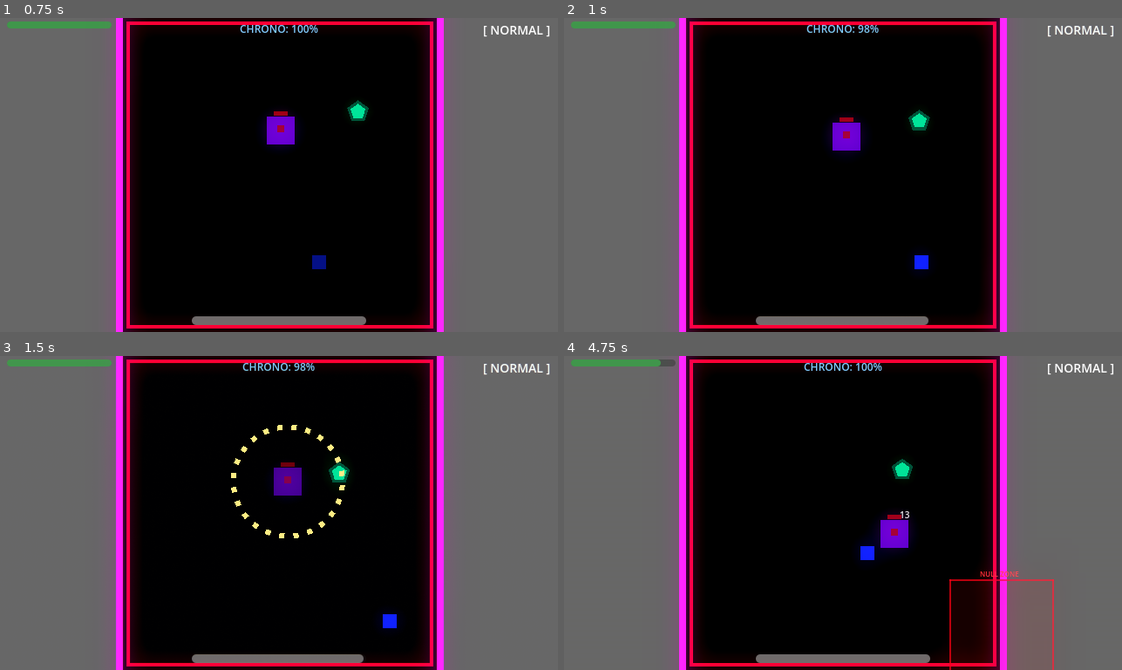
Above: before the commit, frames 1-4 (two rows, left to right).
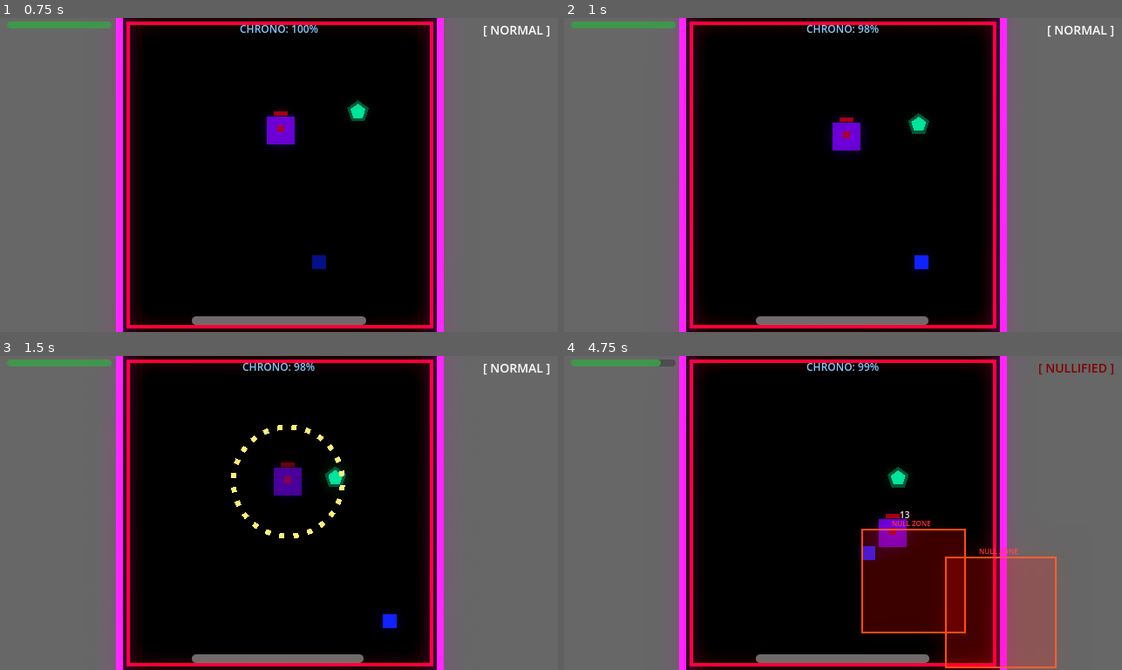
Above: after the commit, the same moments.

Repository: scarf-y/Polychron
Game: Godot game, scene res://scenes/levels/boss_room.tscn
The game is run twice, just before and just after one commit, with the same random seed, the same clock (stepped at 60 frames per second) and the same inputs. This scene is started directly instead of the project's main scene.
Inputs (mouse positions are in pixels of both pictures, inside the frame that each line leads up to):
- Up to frame 1 (0.75 s): move the mouse to (401, 159) at 0.52 s; hold D (move_right) from 0.53 s (still down); tap Q (dash) at 0.6 s
- Up to frame 2 (1 s): keep holding D (move_right); tap E (time_erase) at 0.8 s
- Up to frame 3 (1.5 s): move the mouse to (167, 528) at 1.27 s; release D (move_right) at 1.28 s; hold S (move_down) from 1.28 s (still down); tap E (time_erase) at 1.35 s
- Up to frame 4 (4.75 s): tap Shift (time_slow) at 1.55, 2.1, 4.55 s; move the mouse to (898, 443) at 2.02 s; release S (move_down) at 2.03 s; hold D (move_right) 2.03-2.78 s; tap Space (time_stop) at 2.3, 2.85 s; move the mouse to (815, 575) at 2.77 s; hold W (move_up) 2.78-3.53 s; tap Q (dash) at 3.05, 3.6 s; move the mouse to (1010, 560) at 3.52 s; hold A (move_left) from 3.53 s (still down); tap E (time_erase) at 3.8 s; move the mouse to (675, 465) at 4.27 s; click (675, 465) at 4.35 s

Frame 1 is identical in both runs. In frame 2, 0.1% of the frame differs, in the area x 61-66%, y 29-37%; in frame 3, 0.2%; in frame 4, 11%, in the area x 42-99%, y 2-100%.

Commit message:
feat: added time erase decoy mechanic, enemies now attack decoy instead of player

Diff:
--- a/scenes/levels/level_01.tscn
+++ b/scenes/levels/level_01.tscn
@@ -323,7 +323,7 @@
 ; END PORTAL (Child of Room 3)
 ; ===========================
 [node name="LevelPortal" type="Area2D" parent="Room3"]
-position = Vector2(260, 0)
+position = Vector2(1860, 180)
 collision_layer = 0
 collision_mask = 2
 script = ExtResource("5_transition")
@@ -342,6 +342,10 @@
 ; ===========================
 ; ENTITIES
 ; ===========================
+[node name="Entities" type="Node2D" parent="."]
+
+[node name="Player" parent="Entities" groups=["player"] instance=ExtResource("1_player")]
+position = Vector2(80, 180)
 
 [node name="Projectiles" type="Node2D" parent="." groups=["projectiles_container"]]
 
--- a/scenes/levels/level_02.tscn
+++ b/scenes/levels/level_02.tscn
@@ -248,7 +248,7 @@
 ; END PORTAL (Child of Room 2)
 ; ===========================
 [node name="BossPortal" type="Area2D" parent="Room2"]
-position = Vector2(260, 0)
+position = Vector2(1220, 180)
 collision_layer = 0
 collision_mask = 2
 script = ExtResource("5_transition")
@@ -267,6 +267,10 @@
 ; ===========================
 ; ENTITIES
 ; ===========================
+[node name="Entities" type="Node2D" parent="."]
+
+[node name="Player" parent="Entities" groups=["player"] instance=ExtResource("1_player")]
+position = Vector2(80, 180)
 
 [node name="Projectiles" type="Node2D" parent="." groups=["projectiles_container"]]
 
--- a/scripts/dampener.gd
+++ b/scripts/dampener.gd
@@ -50,7 +50,6 @@
 			return
 		TimeManager.TimeState.ERASED:
 			modulate = Color(0, 0.8, 0.7, 0.4)
-			return
 		_:
 			modulate = Color(0, 1.0, 0.8)  # Neon cyan
 
@@ -164,8 +163,8 @@
 	enemy_died.emit(self)
 
 	# GameJuice glitch particles
-	GameJuice.spawn_glitch_death(global_position, Color(0, 1.0, 0.8))
-	GameJuice.camera_shake(0.15, 2.0)
+	GameJuice.spawn_death_particles(global_position, Color(0, 1.0, 0.8))
+	GameJuice.screen_shake(2.0, 0.15)
 
 	# Score
 	var hud: CanvasLayer = get_tree().get_first_node_in_group("hud")
--- a/scripts/player.gd
+++ b/scripts/player.gd
@@ -31,6 +31,7 @@
 
 # --- Time Ability State ---
 var _active_ability: TimeManager.TimeState = TimeManager.TimeState.NORMAL
+var _erase_decoy: Node2D = null
 
 # --- Signals ---
 signal player_damaged(new_health: float)
@@ -186,10 +187,23 @@
 		TimeManager.change_time_state(TimeManager.TimeState.ERASED)
 		set_collision_mask_value(3, false)
 		set_collision_layer_value(2, false)
+
+		TimeManager.erased_target_position = global_position
+		var decoy_shape = ColorRect.new()
+		decoy_shape.size = Vector2(16, 16)
+		decoy_shape.position = Vector2(-8, -8)
+		decoy_shape.color = Color(0.5, 0.5, 1.0, 0.6)
+		_erase_decoy = Node2D.new()
+		_erase_decoy.global_position = global_position
+		_erase_decoy.add_child(decoy_shape)
+		get_tree().current_scene.add_child(_erase_decoy)
+
 		_update_modulate()
 	elif Input.is_action_just_released("time_erase") and _active_ability == TimeManager.TimeState.ERASED:
 		set_collision_mask_value(3, true)
 		set_collision_layer_value(2, true)
+		if is_instance_valid(_erase_decoy):
+			_erase_decoy.queue_free()
 		_return_to_normal()
 
 	# Auto-return when gauge depletes
@@ -197,6 +211,8 @@
 		if _active_ability == TimeManager.TimeState.ERASED:
 			set_collision_mask_value(3, true)
 			set_collision_layer_value(2, true)
+			if is_instance_valid(_erase_decoy):
+				_erase_decoy.queue_free()
 		_active_ability = TimeManager.TimeState.NORMAL
 		_update_modulate()
 
@@ -248,7 +264,7 @@
 # DAMAGE
 # =========================
 func take_damage(amount: float = 10.0) -> void:
-	if is_dead or is_dashing:  # I-frames during dash
+	if is_dead or is_dashing or _active_ability == TimeManager.TimeState.ERASED:  # I-frames and Erase check
 		return
 	health -= amount
 	health = maxf(health, 0.0)
--- a/scripts/sentinel.gd
+++ b/scripts/sentinel.gd
@@ -90,8 +90,9 @@
 			_handle_stunned(delta)
 
 func _handle_chase(delta: float, player: Node2D, modifier: float) -> void:
-	var direction: Vector2 = (player.global_position - global_position).normalized()
-	var distance: float = global_position.distance_to(player.global_position)
+	var target_pos: Vector2 = TimeManager.get_enemy_target_position(player)
+	var direction: Vector2 = (target_pos - global_position).normalized()
+	var distance: float = global_position.distance_to(target_pos)
 
 	velocity = direction * speed * modifier
 	move_and_slide()
@@ -149,7 +150,7 @@
 func _start_laser_telegraph(player: Node2D) -> void:
 	current_state = SentinelState.LASER_TELEGRAPH
 	_state_timer = LASER_TELEGRAPH_TIME
-	_laser_target_pos = player.global_position
+	_laser_target_pos = TimeManager.get_enemy_target_position(player)
 
 	# Show targeting line
 	_laser_line.visible = true
@@ -160,8 +161,9 @@
 	_state_timer -= delta
 	velocity = Vector2.ZERO
 
-	# Targeting line tracks player during telegraph (gives warning)
-	_laser_direction = (player.global_position - global_position).normalized()
+	# Targeting line tracks target during telegraph (gives warning)
+	var target_pos: Vector2 = TimeManager.get_enemy_target_position(player)
+	_laser_direction = (target_pos - global_position).normalized()
 	_laser_line.clear_points()
 	_laser_line.add_point(Vector2.ZERO)
 	_laser_line.add_point(_laser_direction * 200.0)  # Fixed length beam
@@ -173,7 +175,8 @@
 
 	if _state_timer <= 0.0:
 		# LOCK the direction — beam fires in this fixed direction
-		_laser_direction = (player.global_position - global_position).normalized()
+		var final_pos: Vector2 = TimeManager.get_enemy_target_position(player)
+		_laser_direction = (final_pos - global_position).normalized()
 		_laser_tick_timer = 0.0
 		current_state = SentinelState.LASER_FIRING
 		_state_timer = LASER_DURATION
--- a/scripts/stalker_enemy.gd
+++ b/scripts/stalker_enemy.gd
@@ -45,9 +45,6 @@
 			return
 		TimeManager.TimeState.ERASED:
 			modulate = Color(1.0, 0.3, 0.3, 0.4)
-			velocity = velocity.move_toward(Vector2.ZERO, speed)
-			move_and_slide()
-			return
 		_:
 			if not _is_attacking:
 				modulate = Color(1.0, 0.2, 0.2)  # Neon red
@@ -56,8 +53,9 @@
 	var player: Node2D = get_tree().get_first_node_in_group("player") as Node2D
 
 	if player and is_instance_valid(player):
-		var direction: Vector2 = (player.global_position - global_position).normalized()
-		var distance: float = global_position.distance_to(player.global_position)
+		var target_pos: Vector2 = TimeManager.get_enemy_target_position(player)
+		var direction: Vector2 = (target_pos - global_position).normalized()
+		var distance: float = global_position.distance_to(target_pos)
 
 		if distance <= ATTACK_RANGE and _attack_cooldown_timer <= 0.0 and not _is_attacking:
 			# Telegraph: flash bright yellow before lunging
@@ -67,8 +65,8 @@
 		else:
 			if not _is_attacking:
 				velocity = Vector2.ZERO
-				# Contact damage
-				if _damage_timer <= 0.0 and distance <= 20.0 and player.has_method("take_damage"):
+				# Contact damage handled naturally, since Time Erase disables damage inside player anyway
+				if _damage_timer <= 0.0 and global_position.distance_to(player.global_position) <= 20.0 and player.has_method("take_damage"):
 					player.take_damage(CONTACT_DAMAGE)
 					GameJuice.spawn_damage_number(CONTACT_DAMAGE, player.global_position, false)
 					_damage_timer = CONTACT_DAMAGE_COOLDOWN
--- a/scripts/time_manager.gd
+++ b/scripts/time_manager.gd
@@ -21,6 +21,9 @@
 var time_gauge: float = GAUGE_MAX
 var current_state: TimeState = TimeState.NORMAL
 var null_zone_active: bool = false  # Set by Null Zone — disables abilities
+
+# --- Decoy Target (Time Erase) ---
+var erased_target_position: Vector2 = Vector2.ZERO
 
 # --- Process ---
 func _process(delta: float) -> void:
@@ -85,3 +88,11 @@
 	if null_zone_active:
 		return false
 	return time_gauge > 5.0  # Minimum threshold to activate
+
+## Get the target position for enemies (fools enemies into attacking the decoy during ERASED)
+func get_enemy_target_position(player: Node2D) -> Vector2:
+	if not is_instance_valid(player):
+		return Vector2.ZERO
+	if current_state == TimeState.ERASED:
+		return erased_target_position
+	return player.global_position
--- a/scripts/time_warden.gd
+++ b/scripts/time_warden.gd
@@ -80,13 +80,15 @@
 			_handle_stunned(delta)
 
 func _handle_idle(delta: float, player: Node2D) -> void:
-	var distance: float = global_position.distance_to(player.global_position)
+	var target_pos: Vector2 = TimeManager.get_enemy_target_position(player)
+	var distance: float = global_position.distance_to(target_pos)
 	if distance < 300.0:
 		current_boss_state = BossState.CHASE
 
 func _handle_chase(delta: float, player: Node2D, speed: float) -> void:
-	var direction: Vector2 = (player.global_position - global_position).normalized()
-	var distance: float = global_position.distance_to(player.global_position)
+	var target_pos: Vector2 = TimeManager.get_enemy_target_position(player)
+	var direction: Vector2 = (target_pos - global_position).normalized()
+	var distance: float = global_position.distance_to(target_pos)
 
 	velocity = direction * speed
 	move_and_slide()
@@ -133,7 +135,8 @@
 	modulate = Color(1, 1, 0)  # Yellow telegraph
 
 func _handle_spread_shot(player: Node2D) -> void:
-	var base_angle: float = (player.global_position - global_position).angle()
+	var target_pos: Vector2 = TimeManager.get_enemy_target_position(player)
+	var base_angle: float = (target_pos - global_position).angle()
 
 	for i in SPREAD_COUNT:
 		var angle: float = base_angle + (TAU / SPREAD_COUNT) * i
--- a/scripts/turret_enemy.gd
+++ b/scripts/turret_enemy.gd
@@ -33,7 +33,6 @@
 			return
 		TimeManager.TimeState.ERASED:
 			modulate = Color(1.0, 0.5, 0.0, 0.4)
-			return
 		_:
 			if not _is_telegraphing:
 				modulate = Color(1.0, 0.6, 0.0)  # Neon orange
@@ -43,7 +42,8 @@
 	if not player or not is_instance_valid(player):
 		return
 
-	var distance: float = global_position.distance_to(player.global_position)
+	var target_pos: Vector2 = TimeManager.get_enemy_target_position(player)
+	var distance: float = global_position.distance_to(target_pos)
 	if distance > detection_range:
 		return
 
@@ -68,7 +68,8 @@
 		_is_telegraphing = false
 		return
 
-	var direction: Vector2 = (target.global_position - global_position).normalized()
+	var target_pos: Vector2 = TimeManager.get_enemy_target_position(target)
+	var direction: Vector2 = (target_pos - global_position).normalized()
 
 	var bullet := bullet_scene.instantiate()
 	bullet.global_position = global_position
